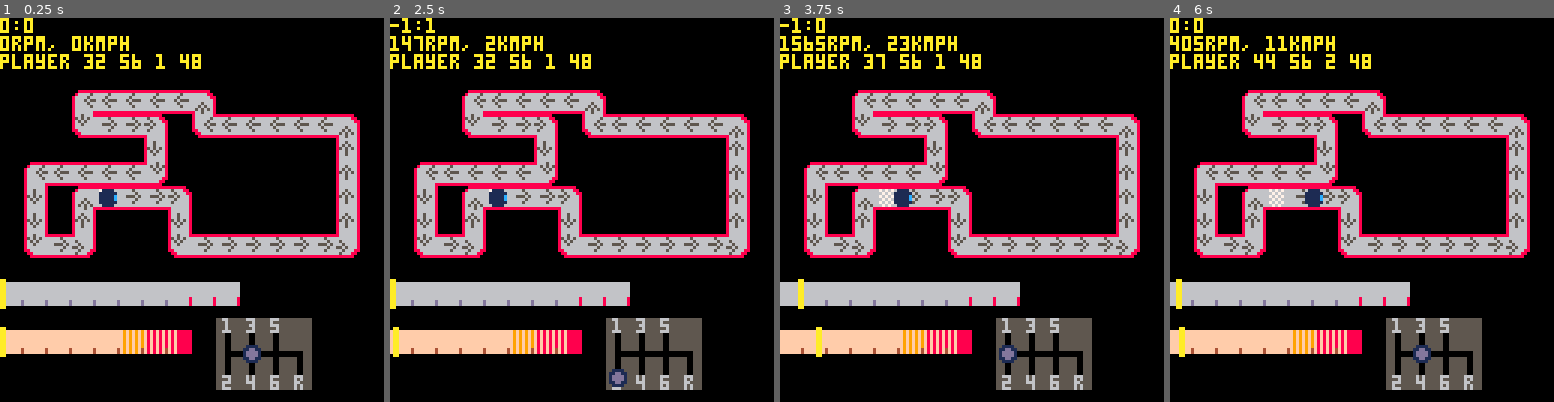
Above: before the commit, frames 1-4 (left to right).
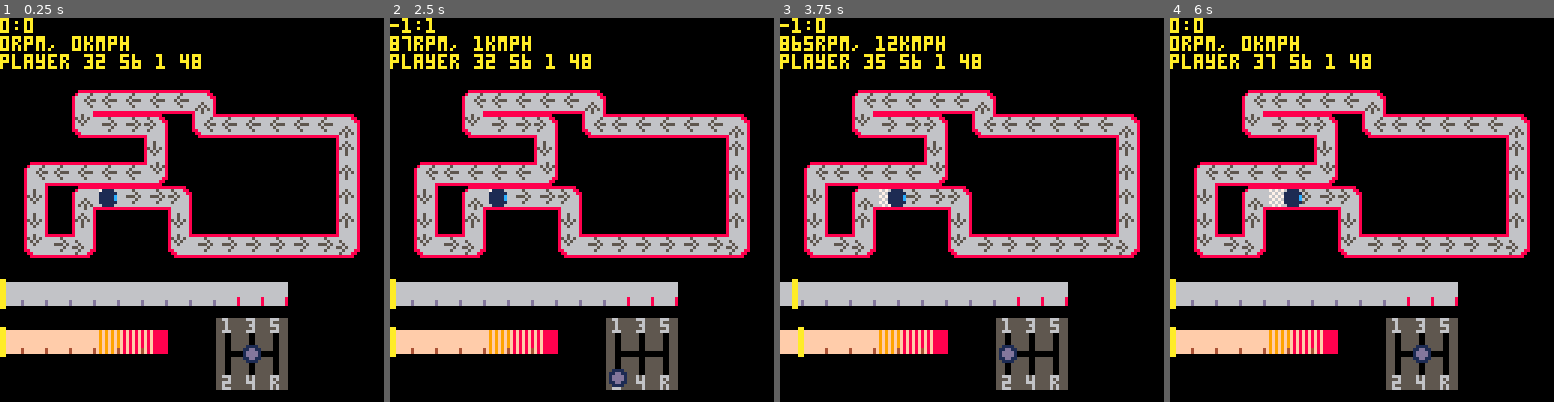
Above: after the commit, the same moments.

Repository: VedVid/PICOdrag
Game: PICO-8 cartridge picodrag.p8
Same seed, same stepped clock (60 frames per second), same inputs: the game is played once before the commit and once after it.
Inputs:
- Up to frame 1 (0.25 s): no input
- Up to frame 2 (2.5 s): hold Left 1.97-2.37 s; hold Down from 2.42 s (still down)
- Up to frame 3 (3.75 s): release Down at 2.82 s; hold Right 2.87-3.53 s; hold Up from 3.58 s (still down)
- Up to frame 4 (6 s): release Up at 4.08 s; hold Right 4.13-4.53 s; hold Down 4.58-5.08 s; hold Left 5.13-5.8 s; hold Up from 5.85 s (still down)

The runs differ from the first frame. In frame 1, 2.8% of the frame differs, in the area x 25-82%, y 68-97%; in frame 2, 3.4%; in frame 3, 3.9%; in frame 4, 4.4%, in the area x 0-82%, y 4-97%.

Commit message:
Dropdown should be calculated as a % of current rpm, instead of fixed value. It's first step into this direction

Diff:
--- a/picodrag.p8
+++ b/picodrag.p8
@@ -493,7 +493,7 @@
 end
 
 function make_car()
- return make_honda()
+ return make_abarth()
 end
 
 function make_honda()
@@ -582,22 +582,32 @@
  car.gear_one_vmax = 47
  car.gear_one_time = 3.0
  car.gear_one_dropdown = 1000
+ car.gear_one_dropdown_ratio =
+  0.18
  car.gear_two_ratio = 2.24
  car.gear_two_vmax = 82
  car.gear_two_time = 6.3
  car.gear_two_dropdown = 2000
+ car.gear_two_dropdown_ratio =
+  0.36
  car.gear_three_ratio = 1.52
  car.gear_three_vmax = 121
  car.gear_three_time = 14.6
  car.gear_three_dropdown = 1500
+ car.gear_three_dropdown_ratio =
+  0.27
  car.gear_four_ratio = 1.16
  car.gear_four_vmax = 160
  car.gear_four_time = 54.9
  car.gear_four_dropdown = 1200
+ car.gear_four_dropdown_ratio =
+  0.22
  car.gear_five_ratio = 0.87
  car.gear_five_vmax = 212
  car.gear_five_time = 118.2
  car.gear_five_dropdown = 1100
+ car.gear_five_dropdown_ratio =
+  0.20
  car.gears_data = {
   {car.gear_one_vmax,
    car.gear_one_time,
@@ -655,13 +665,13 @@
 function car_calc_dropdown(car)
  if car.previous_gear == 1 then
   if car.current_gear == 2 then
-   car.current_rpm -= car.gear_two_dropdown
+   car.current_rpm -= (car.current_rpm * car.gear_two_dropdown_ratio)
   elseif car.current_gear == 3 then
-   car.current_rpm -= (car.gear_two_dropdown + car.gear_three_dropdown)
+   car.current_rpm -= ((car.current_rpm * car.gear_two_dropdown_ratio) + (car.current_rpm * car.gear_three_dropdown_ratio))
   elseif car.current_gear == 4 then
-   car.current_rpm -= (car.gear_two_dropdown + car.gear_three_dropdown + car.gear_four_dropdown)
+   car.current_rpm -= ((car.current_rpm * car.gear_two_dropdown_ratio) + (car.current_rpm * car.gear_three_dropdown_ratio) + (car.current_rpm * car.gear_four_dropdown_ratio))
   elseif car.current_gear == 5 then
-   car.current_rpm -= (car.gear_two_dropdown + car.gear_three_dropdown + car.gear_four_dropdown + car.gear_five_dropdown)
+   car.current_rpm -= ( (car.current_rpm * car.gear_two_dropdown_ratio) + (car.current_rpm * car.gear_three_dropdown_ratio) + (car.current_rpm * car.gear_four_dropdown_ratio) + (car.current_rpm * car.gear_five_dropdown_ratio))
   end
 
  elseif car.previous_gear == 2 then
@@ -708,6 +718,8 @@
    car.current_rpm += car.gear_four_dropdown
   end
  end
+
+ car.current_rpm = flr(car.current_rpm)
 end
 
 -- useful links:
